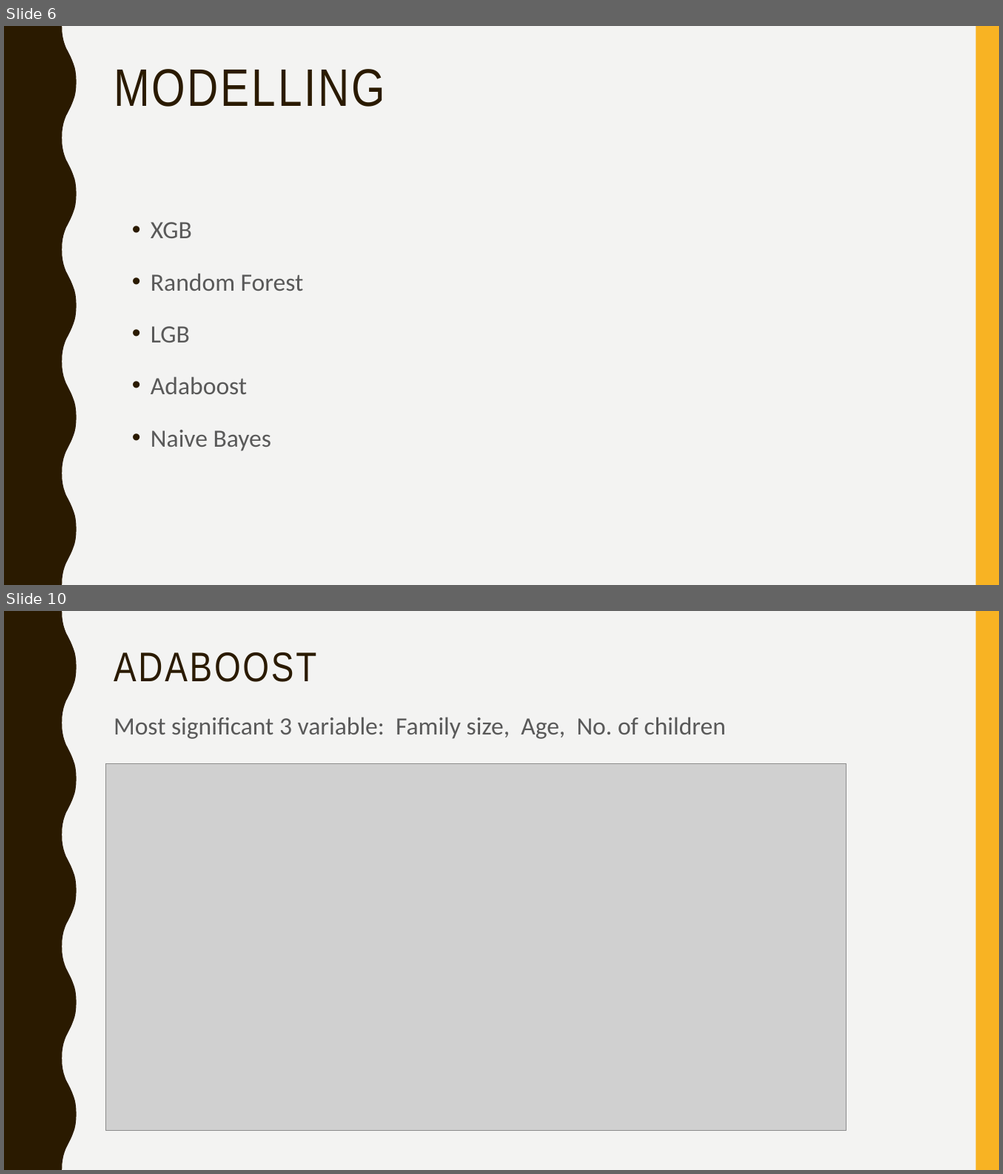
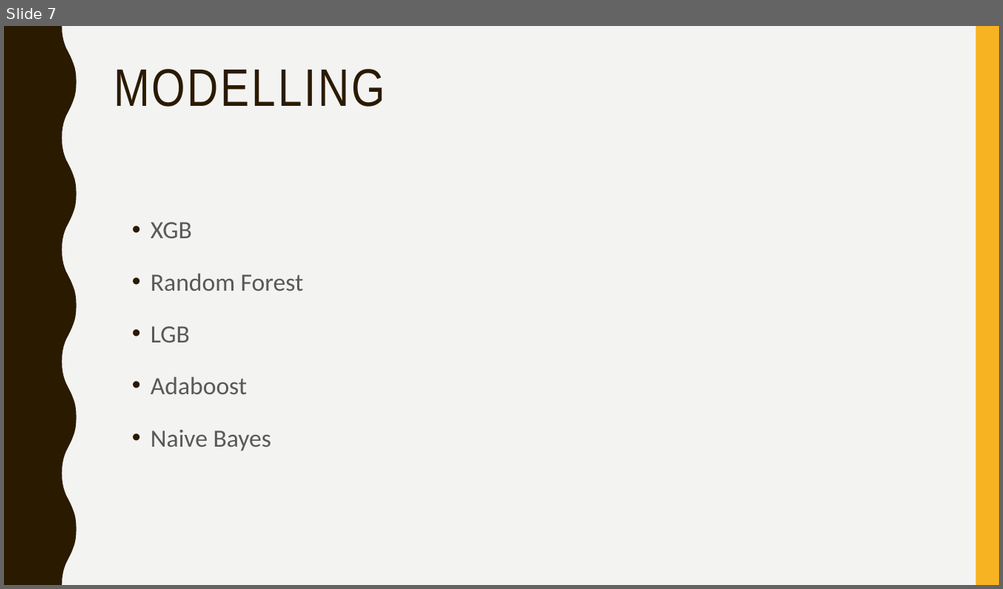
Before and after one commit to TZstatsADS/Spring2019-Proj5-grp4, a slide deck: doc/project5 ppt.pptx. Shown one above the other, each under a label of ours: slides 6 and 10 before the commit, slide 7 after it; the slides between them are not shown. The pictures are 1003x1174 and 1003x589 pixels, drawn with LibreOffice and Linux fonts; fonts in the diff are those of the drawing; grey boxes stand for pictures. Boxes give left, top, right and bottom in pixels: in the first picture for what was removed or moved away, otherwise in the second. Text is boxed around its words. In the diff, an @@ line names an element or a change of style, - is before the commit and + after.

```diff
--- a/doc/project5 ppt.pptx
+++ b/doc/project5 ppt.pptx
@@ slide 10 removed at bbox=[4, 611, 999, 1170], background #F3F3F2; not listed: 2 template elements that a slide beside it also shows @@
@@ title removed at bbox=[114, 652, 316, 682] @@
-ADABOOST
@@ text removed at bbox=[114, 717, 726, 739] @@
-Most significant 3 variable: Family size, Age, No. of children
@@ picture removed at bbox=[106, 764, 845, 1131] @@
@@ what was slide 6 is now slide 7 @@
```
Also in this commit, not shown: 4 slides changed, 2 slides added, 2 other files.
